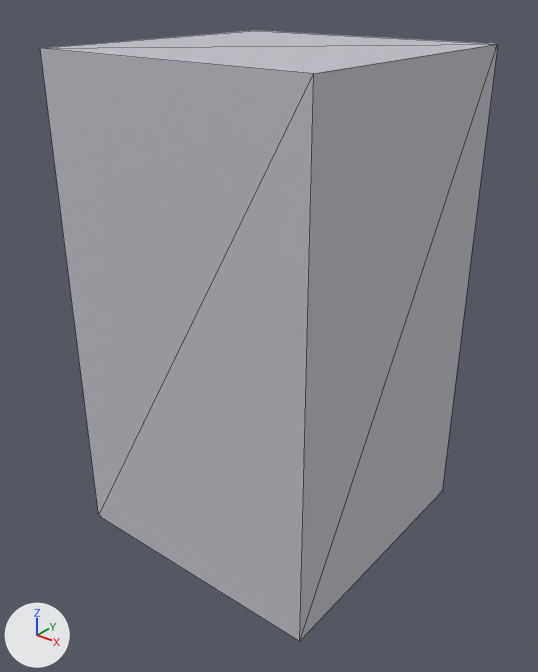
What one commit did to the glTF model public/engine-parts/mvp/v3-part-air-aufsatz-02.glb.
The view is the same before and after, from a camera (50 mm lens) standing at (0.606, -0.771, 0.429) and looking at (0.004, -0.019, -0.037). The lights are fixed; the arrows at lower left show +X, +Y and +Z. The picture after the commit comes second. Mesh edges are drawn as thin lines.

The first picture shows 'air_aufsatz_02'.
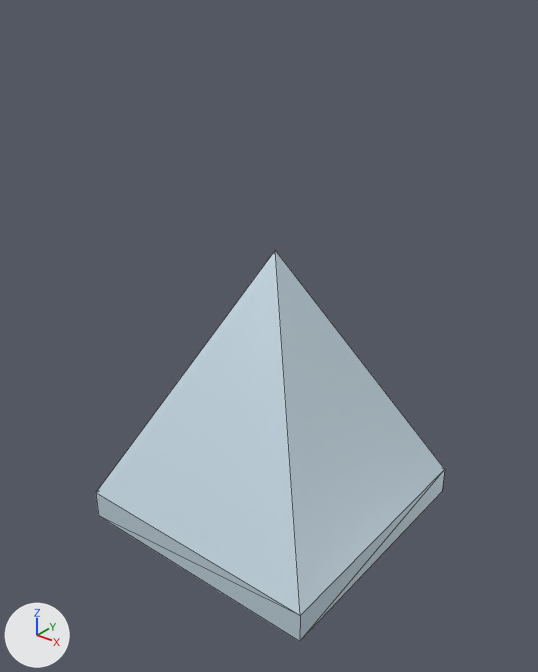
The newer file is also rescaled (x1.1), turned or shifted as a whole; pictures and numbers use the older file's frame.

Edits to the bpy script that builds the scene:
```text
Change mat_air_aufsatz_02_meshmat:
    mat_air_aufsatz_02_meshmat.base_color: (0.55, 0.55, 0.6) -> (0.7, 0.85, 0.95)  # light grey #c4c4cb -> pale blue #daedf9
    mat_air_aufsatz_02_meshmat.roughness: 0.85 -> 0.4
Change me_air_aufsatz_02_mesh:
    used by ob_air_aufsatz_02; location = (0.0, 0.0, 0.0)
    remove me_air_aufsatz_02_mesh.from_pydata(...)  # 8 vertices, 12 faces; spans x -0.2..0.2, y -0.2..0.2, z -0.35..0.35
    add me_air_aufsatz_02_mesh.from_pydata(...)  # 9 vertices, 14 faces; spans x -0.2..0.2, y -0.2..0.2, z -0.35..0.086
    me_air_aufsatz_02_mesh part 1
    4 vertices are removed from x -0.2..0.2, y -0.2..0.2, z 0.35
    12 faces are deleted
    5 vertices are added at (-0.2, 0.2, -0.305), (0.2, 0.2, -0.305), (0.2, -0.2, -0.305), (-0.2, -0.2, -0.305), (0.0, 0.0, 0.086)
    14 new faces join them
```

Location of each change, (x1, y1, x2, y2) in pixels of the pictures (538 x 672 px):
'air_aufsatz_02', recoloured, surface changed, reshaped (24% narrower, 36% shorter)
    before: (40, 30, 498, 641)
    after: (96, 250, 445, 641)
